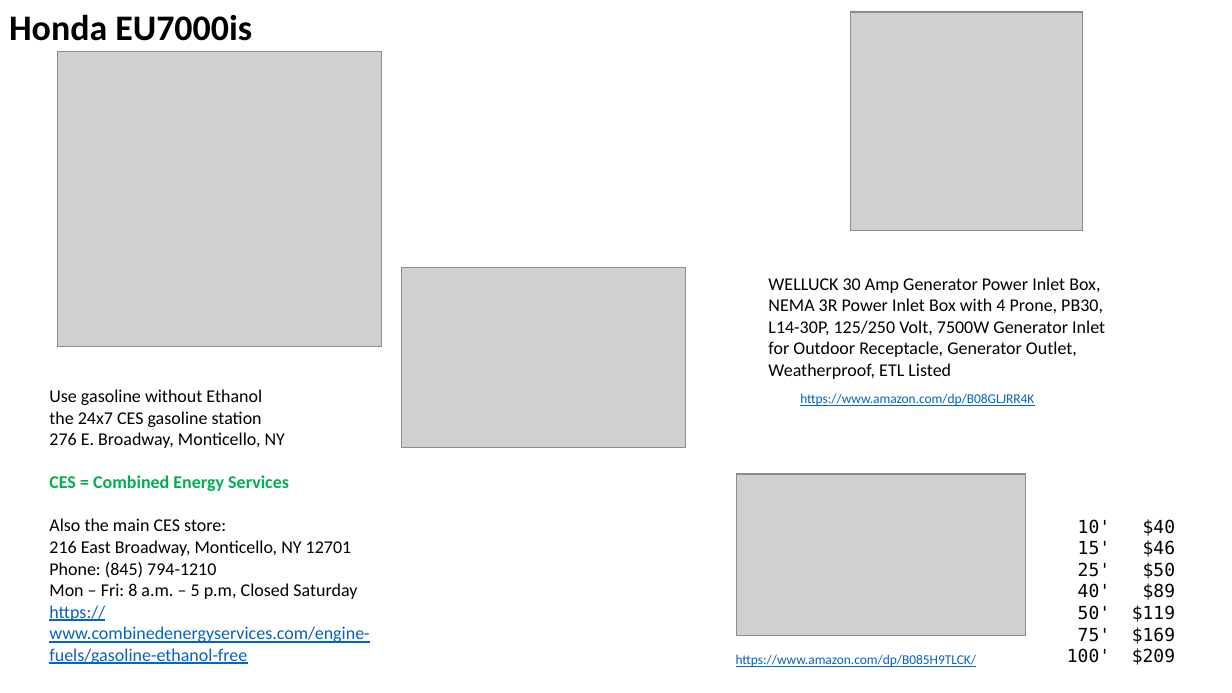
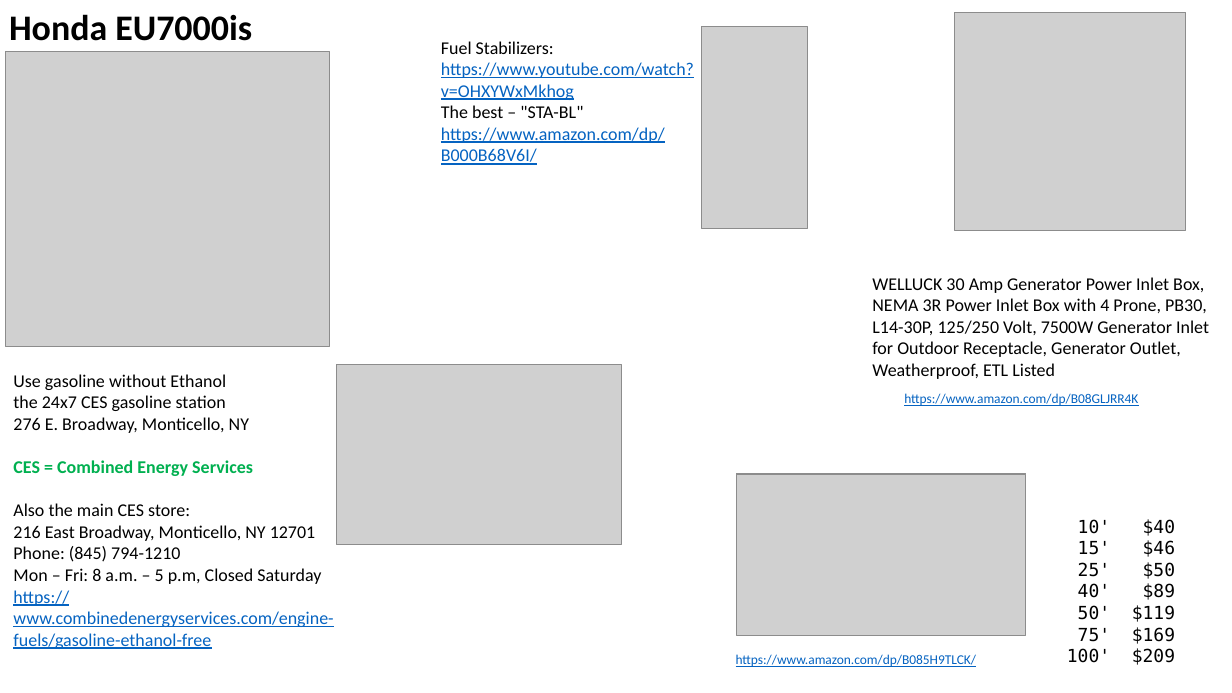
Before and after one commit to lselector/misc_farm, a slide deck: slide 4 of generator.pptx (slide 5 before the commit). Drawn at 1232x693 pixels with LibreOffice and Linux fonts; fonts in the diff are those of the drawing; grey boxes stand for pictures. Boxes give left, top, right and bottom in pixels: in the first picture for what was removed or moved away, otherwise in the second. Text is boxed around its words. In the diff, an @@ line names an element or a change of style, - is before the commit and + after.

```diff
--- a/generator.pptx
+++ b/generator.pptx
@@ picture added at (x1=701, y1=27, x2=808, y2=229) @@
@@ picture removed at (x1=851, y1=11, x2=1082, y2=229) @@
@@ picture moved from (x1=57, y1=52, x2=382, y2=347) to (x1=6, y1=52, x2=330, y2=347) @@
@@ text added at (x1=441, y1=41, x2=694, y2=165), 14 pt, text #0563C1, underline @@
+Fuel Stabilizers:
+https://www.youtube.com/watch?v=OHXYWxMkhog
+The best – "STA-BL"
+https://www.amazon.com/dp/B000B68V6I/
@@ text "Use gasoline without Ethanol" moved from (x1=49, y1=389, x2=369, y2=664) to (x1=13, y1=374, x2=333, y2=649) @@
@@ picture moved from (x1=401, y1=268, x2=686, y2=447) to (x1=337, y1=365, x2=622, y2=544) @@
@@ 2 texts, 1 picture moved together from (x1=768, y1=12, x2=1105, y2=406) to (x1=872, y1=12, x2=1209, y2=406) @@
```
Also in this commit, not shown: 1 other slide changed, 1 slide removed.
